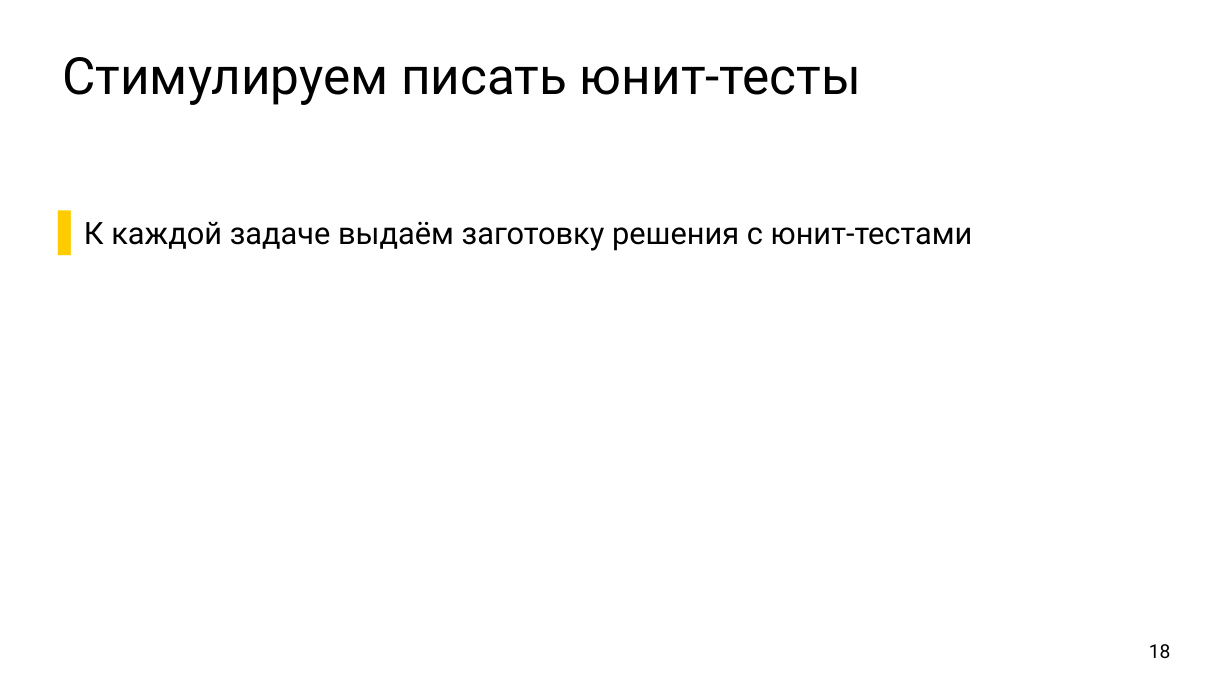
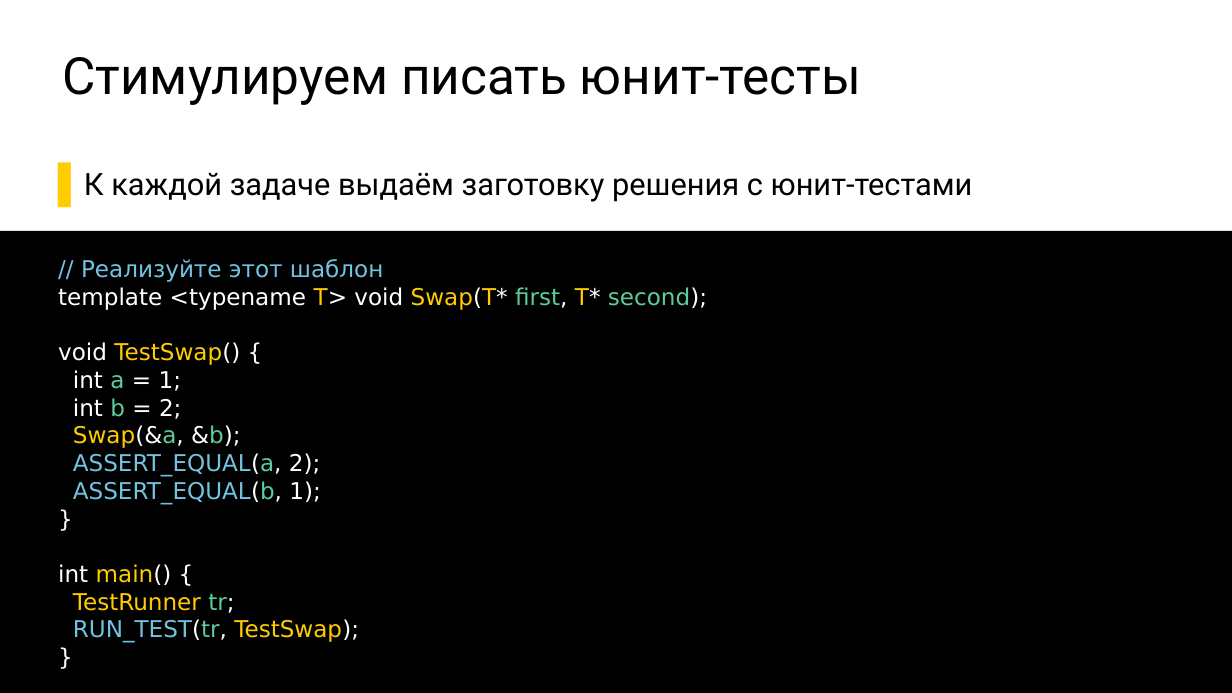
Before and after one commit to ishfb/cpprus18, a slide deck: slide 18 of slides.pptx. Drawn at 1232x693 pixels with LibreOffice and Linux fonts; fonts in the diff are those of the drawing. Boxes give left, top, right and bottom in pixels: in the first picture for what was removed or moved away, otherwise in the second. Text is boxed around its words. In the diff, an @@ line names an element or a change of style, - is before the commit and + after.

Commit message:
Мегаанимация тестирования задач stdin → stdout

```diff
--- a/slides.pptx
+++ b/slides.pptx
@@ text "К каждой задаче выдаём заготовку ...": place and size @@
-text "К каждой задаче выдаём заготовку ..." at [84, 222, 973, 251]
+text "К каждой задаче выдаём заготовку ..." at [84, 173, 973, 202]
@@ text added at [0, 231, 1232, 693], fill #000000, 36 pt, text #FFFFFF @@
+// Реализуйте этот шаблон
+template <typename T> void Swap(T* first, T* second);
+void TestSwap() {
+int a = 1;
+int b = 2;
+Swap(&a, &b);
+ASSERT_EQUAL(a, 2);
+ASSERT_EQUAL(b, 1);
+}
+int main() {
+TestRunner tr;
+RUN_TEST(tr, TestSwap);
+}
@@ page number removed at [1149, 644, 1171, 658] @@
-18
```
Also in this commit, not shown: 1 other slide changed, 3 slides added, 1 other file.
